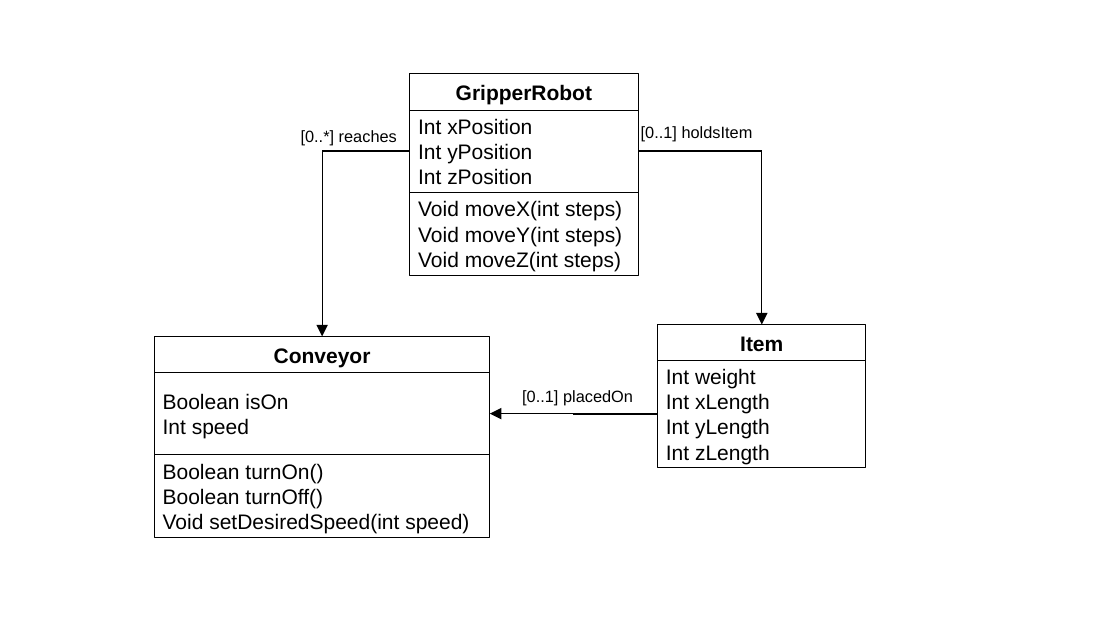
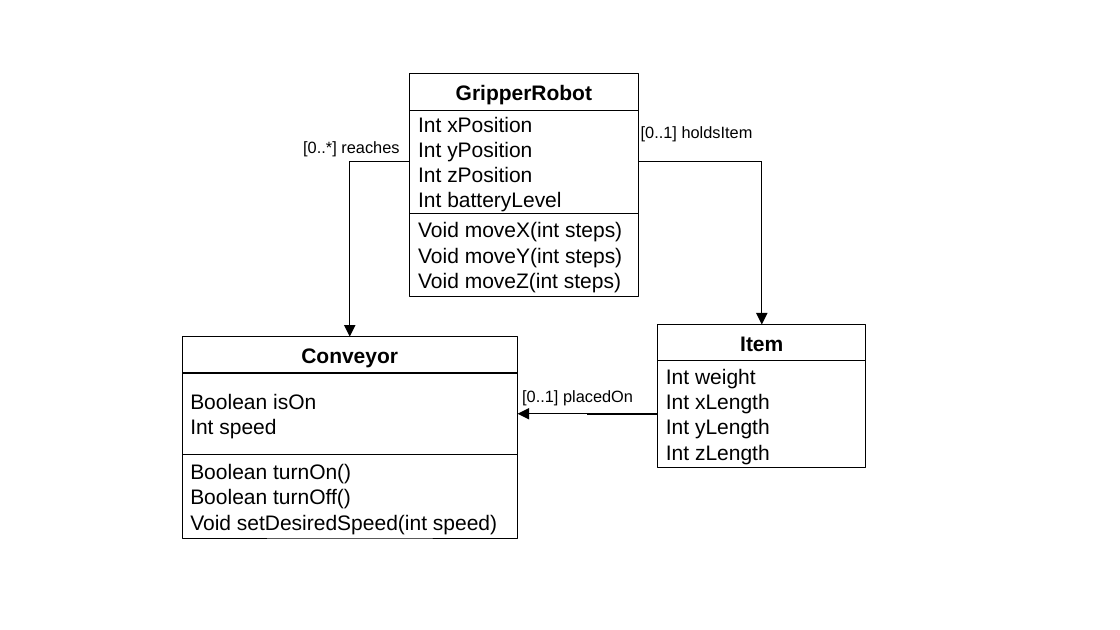
Before and after one commit to derlehner/dt_language_comparison, a slide deck: slide 7 of Figures.pptx (slide 6 before the commit). Drawn at 1120x630 pixels with LibreOffice and Linux fonts; fonts in the diff are those of the drawing. Boxes give left, top, right and bottom in pixels: in the first picture for what was removed or moved away, otherwise in the second. Text is boxed around its words. In the diff, an @@ line names an element or a change of style, - is before the commit and + after.

```diff
--- a/Figures.pptx
+++ b/Figures.pptx
@@ rectangle "Int xPosition": place and size @@
-rectangle "Int xPosition" at [410, 110, 639, 192]
+rectangle "Int xPosition" at [410, 110, 639, 213]
@@ text "[0..*] reaches": place and size @@
-text "[0..*] reaches" at [301, 130, 397, 145]
+text "[0..*] reaches" at [303, 141, 399, 157]
@@ elbow arrow moved from (410, 151) - (322, 337) to (410, 161) - (350, 337) @@
@@ elbow arrow moved from (639, 151) - (762, 324) to (639, 161) - (762, 324) @@
@@ text in rectangle at [418, 191, 561, 212]: paragraph added @@
+Int batteryLevel
@@ rectangle "Void moveX(int steps)": place and size @@
-rectangle "Void moveX(int steps)" at [410, 192, 639, 276]
+rectangle "Void moveX(int steps)" at [410, 213, 639, 297]
@@ elbow arrow moved from (658, 414) - (490, 413) to (658, 414) - (518, 414) @@
@@ 3 rectangles: place and size @@
-3 rectangles at [155, 337, 490, 538]
+3 rectangles at [182, 337, 518, 538]
```
Also in this commit, not shown: 1 slide added, 5 other files.
